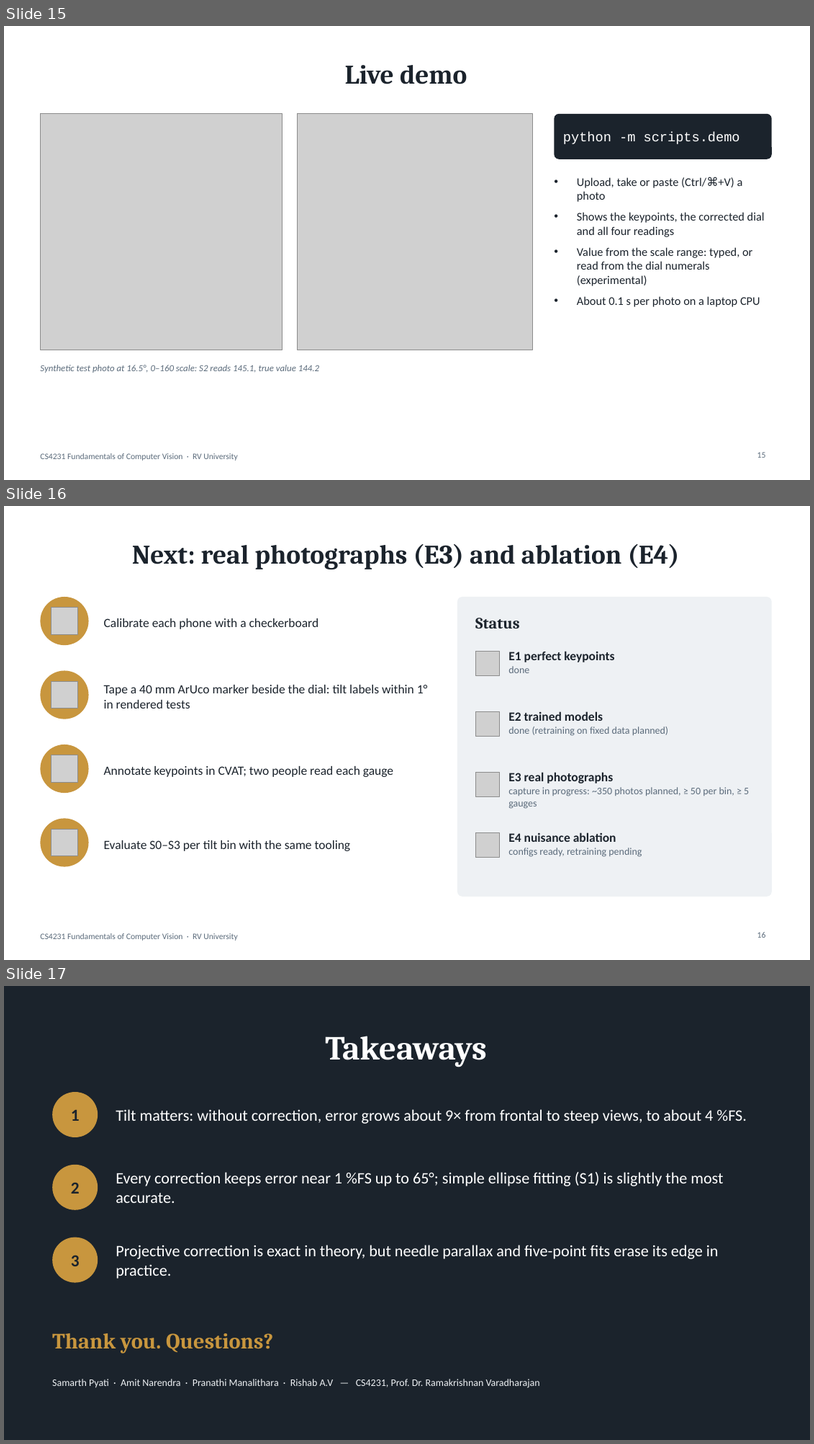
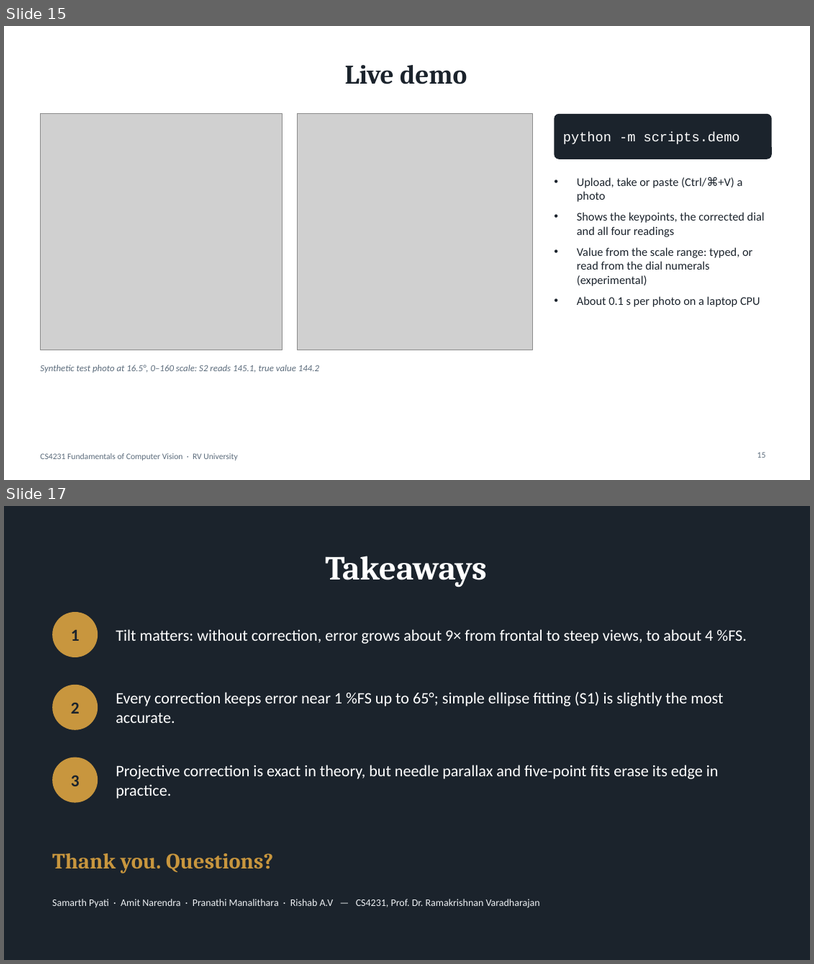
Before and after one commit to SamarthPyati/CV-Dial, a slide deck: presentation/cv-dial-presentation.pptx. Shown one above the other, each under a label of ours: slides 15, 16 and 17 before the commit, slides 15 and 17 after it; the slides between them are not shown. The pictures are 814x1444 and 814x964 pixels, drawn with LibreOffice and Linux fonts; fonts in the diff are those of the drawing; grey boxes stand for pictures. Boxes give left, top, right and bottom in pixels: in the first picture for what was removed or moved away, otherwise in the second. Text is boxed around its words. In the diff, an @@ line names an element or a change of style, - is before the commit and + after.

Commit message:
Deck: real-photo transfer test and future work, matching the paper

```diff
--- a/presentation/cv-dial-presentation.pptx
+++ b/presentation/cv-dial-presentation.pptx
@@ slide 16 removed at box(4, 506, 810, 960), background #FFFFFF; not listed: 1 template element that a slide beside it also shows @@
@@ title removed at box(132, 544, 680, 569) @@
-Next: real photographs (E3) and ablation (E4)
@@ ellipse removed at box(40, 597, 89, 645) @@
@@ picture removed at box(52, 608, 78, 635) @@
@@ rounded rectangle removed at box(458, 597, 772, 896) @@
@@ text removed at box(104, 618, 319, 629) @@
-Calibrate each phone with a checkerboard
@@ text removed at box(476, 618, 520, 628) @@
-Status
@@ picture removed at box(476, 651, 500, 675) @@
@@ text removed at box(509, 651, 615, 673) @@
-E1 perfect keypoints
-done
@@ ellipse removed at box(40, 671, 89, 719) @@
@@ picture removed at box(52, 682, 78, 708) @@
@@ text removed at box(104, 685, 428, 708) @@
-Tape a 40 mm ArUco marker beside the dial: tilt labels within 1° in rendered tests
@@ picture removed at box(476, 712, 500, 736) @@
@@ text removed at box(509, 711, 669, 736) @@
-E2 trained models
-done (retraining on fixed data planned)
@@ ellipse removed at box(40, 744, 89, 793) @@
@@ picture removed at box(52, 755, 78, 782) @@
@@ text removed at box(104, 766, 394, 777) @@
-Annotate keypoints in CVAT; two people read each gauge
@@ picture removed at box(476, 772, 500, 796) @@
@@ text removed at box(509, 772, 749, 808) @@
-E3 real photographs
-capture in progress: ~350 photos planned, ≥ 50 per bin, ≥ 5 gauges
@@ ellipse removed at box(40, 818, 89, 867) @@
@@ picture removed at box(52, 829, 78, 856) @@
@@ text removed at box(104, 840, 351, 851) @@
-Evaluate S0–S3 per tilt bin with the same tooling
@@ picture removed at box(476, 833, 500, 857) @@
@@ text removed at box(509, 832, 642, 857) @@
-E4 nuisance ablation
-configs ready, retraining pending
@@ page number removed at box(758, 932, 766, 937) @@
-16
```
Also in this commit, not shown: 1 slide changed, 1 slide added.
